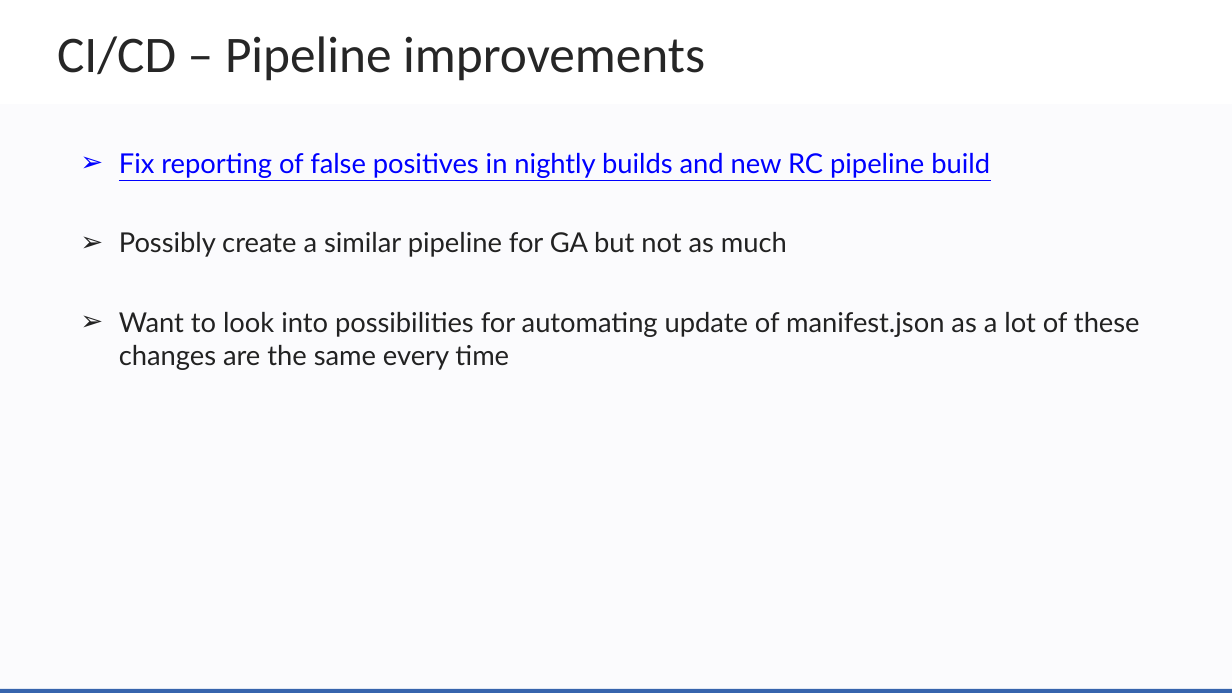
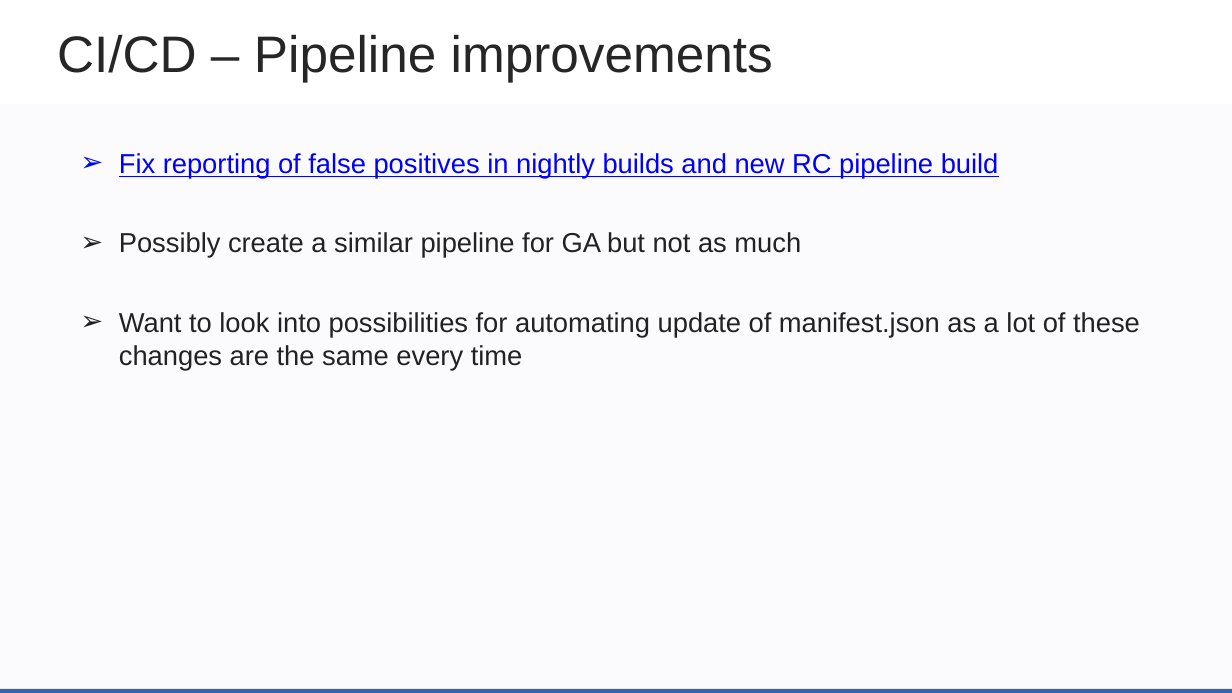
Before and after one commit to zowe/community, a slide deck: slide 13 of Project Management/PI Planning/20PI4 Planning/Zowe Community Squad Focus for 20PI4.pptx. Drawn at 1232x693 pixels with LibreOffice and Linux fonts; fonts in the diff are those of the drawing; background and template pictures are left out. Boxes give left, top, right and bottom in pixels: in the first picture for what was removed or moved away, otherwise in the second. Text is boxed around its words. In the diff, an @@ line names an element or a change of style, - is before the commit and + after.

```diff
--- a/Project Management/PI Planning/20PI4 Planning/Zowe Community Squad Focus for 20PI4.pptx
+++ b/Project Management/PI Planning/20PI4 Planning/Zowe Community Squad Focus for 20PI4.pptx
@@ text "CI/CD – Pipeline improvements" at <box>57,34,773,82</box>: font Calibri to Arial @@
@@ text "Fix reporting of false positives ..." at <box>119,153,1140,370</box>: font Lato to Arial @@
```
Also in this commit, not shown: 10 other slides changed, 9 slides added.
